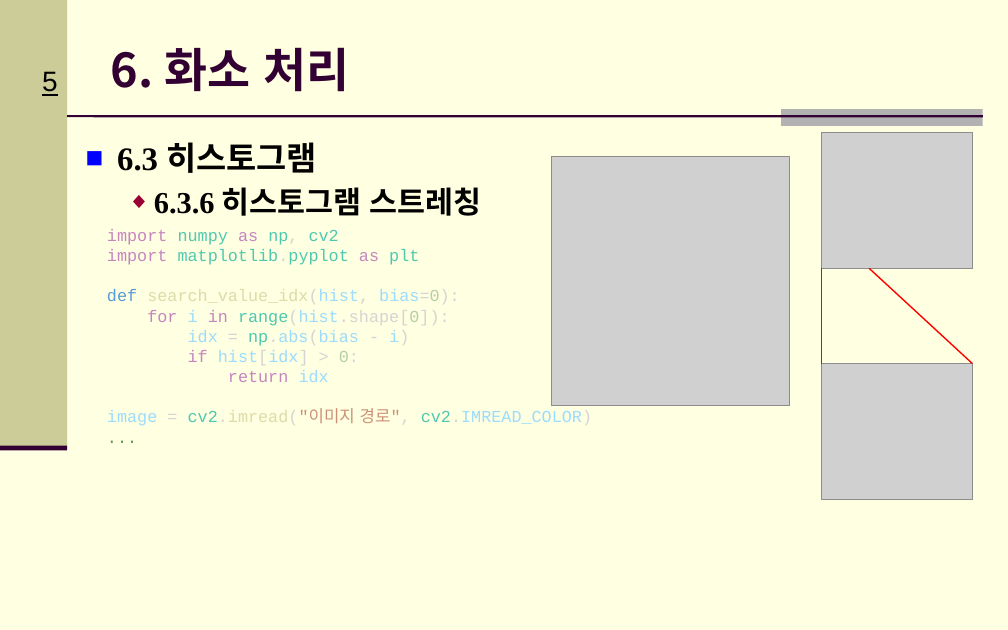
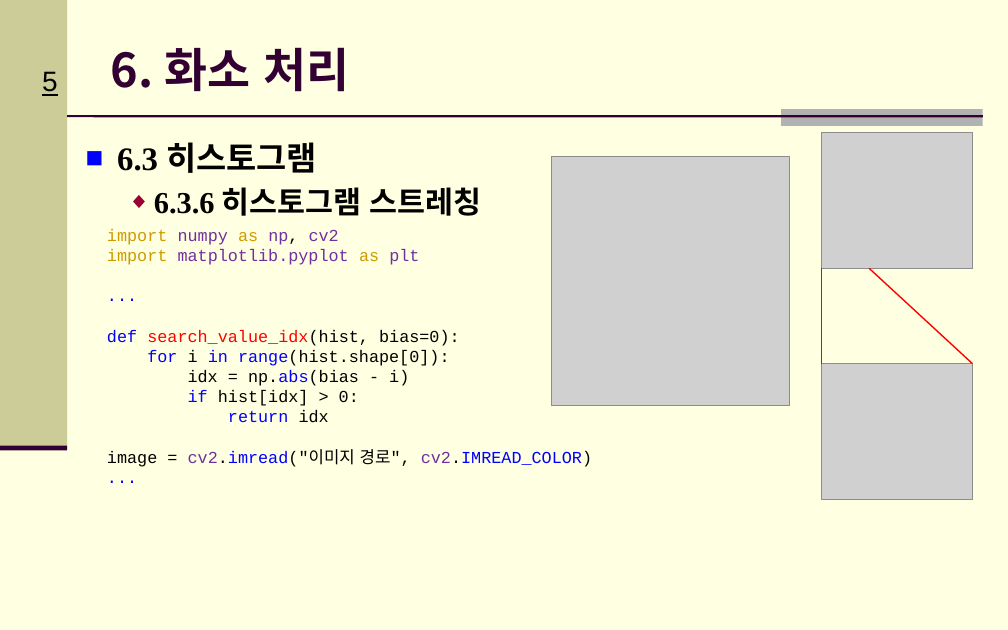
Before and after one commit to Hitbee-dev/OpenCV-Python, a slide deck: slide 5 of 2022-11-08/documents/CH_06 화소 처리.pptx. Drawn at 1008x630 pixels with LibreOffice and Linux fonts; fonts in the diff are those of the drawing; grey boxes stand for pictures; background and template pictures are left out. Boxes give left, top, right and bottom in pixels: in the first picture for what was removed or moved away, otherwise in the second. Text is boxed around its words. In the diff, an @@ line names an element or a change of style, - is before the commit and + after.

```diff
--- a/2022-11-08/documents/CH_06 화소 처리.pptx
+++ b/2022-11-08/documents/CH_06 화소 처리.pptx
@@ text at (x1=107, y1=229, x2=592, y2=467): paragraph added @@
+...
@@ text at (x1=107, y1=229, x2=592, y2=467): text colour #C586C0 to #CC9B00 in "import as", "import as"; text colour #4EC9B0 to #7030A0 in "numpy np, cv2", "matplotlib.pyplot plt", "cv2.imread("이미지 cv2.IMREAD_COLOR)"; text colour #D4D4D4 to #000000 in "np,", "search_value_idx(hist, bias=0):", "range(hist.shape[0]):", "= np.abs(bias - i)" and 2 more places; text colour #D4D4D4 to #7030A0 in "matplotlib.pyplot"; text colour #569CD6 to #0000FF in "def"; text colour #DCDCAA to #FF0000 in "search_value_idx(hist,"; text colour #9CDCFE to #000000 in "search_value_idx(hist, bias=0):", "i range(hist.shape[0]):", "idx np.abs(bias i)", "hist[idx]" and 2 more places; text colour #B5CEA8 to #000000 in "bias=0):", "range(hist.shape[0]):", "0:"; text colour #C586C0 to #0000FF in "for in", "if", "return"; text colour #4EC9B0 to #0000FF in "range(hist.shape[0]):"; text colour #4EC9B0 to #000000 in "np.abs(bias"; text colour #9CDCFE to #0000FF in "np.abs(bias", "cv2.IMREAD_COLOR)"; text colour #DCDCAA to #0000FF in "cv2.imread("이미지"; text colour #CE9178 to #000000 in "cv2.imread("이미지 경로","; text colour #6A9955 to #0000FF in "..." @@
```
Also in this commit, not shown: 5 other slides changed, 4 slides added, 4 other files.
